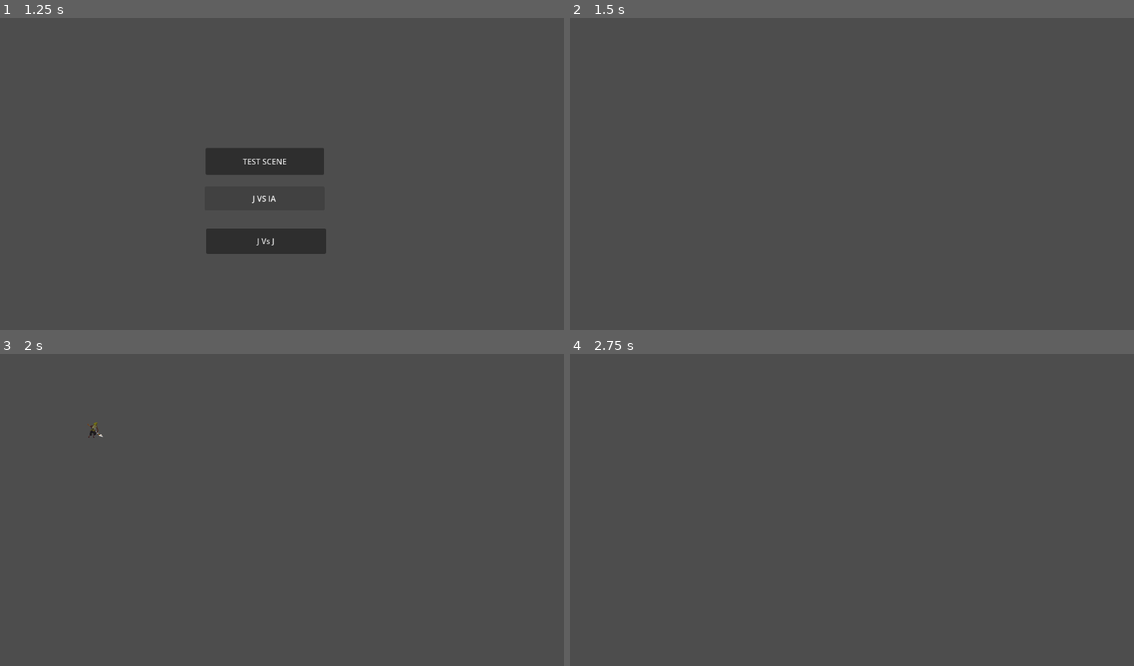
Above: before the commit, frames 1-4 (two rows, left to right).
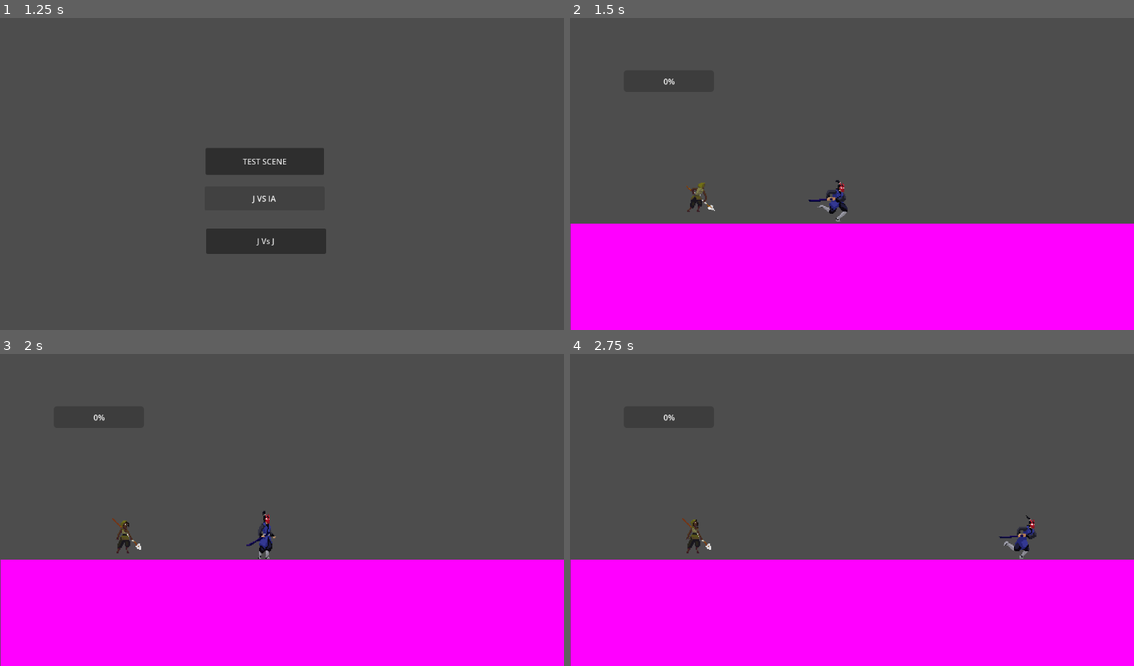
Above: after the commit, the same moments.

Repository: Juanmiinsti/Proyecto-Final
Game: Godot game, scene res://Myassets/Scenes/MainScene/Mainscene.tscn
Same seed, same stepped clock (60 frames per second), same inputs: the game is played once before the commit and once after it.
Inputs:
- Up to frame 1 (1.25 s): click "JUGAR" at 0.5 s
- Up to frame 2 (1.5 s): click "J Vs J" at 1.25 s
- Up to frame 3 (2 s): no input
- Up to frame 4 (2.75 s): tap Enter (ui_accept) at 2, 2.27, 2.57 s; hold Right (ui_right) from 2.03 s (still down); tap M (pegar, bound only after the commit) at 2.1 s; tap Z (pegar, bound only before the commit) at 2.3 s

Frame 1 is identical in both runs. In frame 2, 35% of the frame differs, in the area x 0-100%, y 19-100%; in frame 3, 35%; in frame 4, 35%.
Error after the commit: Invalid access to property or key 'currentHealth' on a base object of type 'null instance'. (res://Myassets/Scenes/JCJScene/progress_bar.gd:11)

Commit message:
Barra de vida1.0
Intentando Hacer barra de Vida

Diff:
--- a/FightBall/fightball/Myassets/Entities/Characters/Huntress/Character1.tscn
+++ b/FightBall/fightball/Myassets/Entities/Characters/Huntress/Character1.tscn
@@ -176,16 +176,16 @@
 
 [sub_resource type="LabelSettings" id="LabelSettings_pllhy"]
 
-[node name="Node2D" type="Node2D"]
-
-[node name="CharacterBody2D" type="CharacterBody2D" parent="."]
+[node name="Node2D2" type="Node2D"]
+
+[node name="Player1" type="CharacterBody2D" parent="."]
 script = ExtResource("1_gtvbv")
 
-[node name="CollisionShape2D" type="CollisionShape2D" parent="CharacterBody2D"]
+[node name="CollisionShape2D" type="CollisionShape2D" parent="Player1"]
 position = Vector2(-18.5, 20.5)
 shape = SubResource("RectangleShape2D_1d20v")
 
-[node name="AnimatedSprite2D" type="AnimatedSprite2D" parent="CharacterBody2D"]
+[node name="AnimatedSprite2D" type="AnimatedSprite2D" parent="Player1"]
 texture_filter = 1
 texture_repeat = 1
 position = Vector2(-13, 16)
--- a/FightBall/fightball/Myassets/Entities/Characters/Huntress/character_body_2d.gd
+++ b/FightBall/fightball/Myassets/Entities/Characters/Huntress/character_body_2d.gd
@@ -1,5 +1,5 @@
 extends CharacterBody2D
-
+class_name player2
 const SPEED = 300.0
 const JUMP_VELOCITY = -400.0
 
@@ -11,11 +11,11 @@
 		velocity += get_gravity() * delta
 
 	# Manejo del salto
-	if Input.is_action_just_pressed("ui_accept") and is_on_floor():
+	if Input.is_action_just_pressed("up2player") and is_on_floor():
 		velocity.y = JUMP_VELOCITY
 
 	# Manejo del ataque
-	if Input.is_action_just_pressed("pegar") and not is_attacking:
+	if Input.is_action_just_pressed("hitTwoplayer") and not is_attacking:
 		is_attacking = true
 		$AnimatedSprite2D.play("Attack")
 		await $AnimatedSprite2D.animation_finished
@@ -24,7 +24,7 @@
 
 	# Movimiento solo si no está atacando
 	if not is_attacking:
-		var direction := Input.get_axis("ui_left", "ui_right")
+		var direction := Input.get_axis("left2player", "right2player")
 		if direction:
 			velocity.x = direction * SPEED
 			if is_on_floor():
--- a/FightBall/fightball/Myassets/Entities/Characters/Martial/Character.gd
+++ b/FightBall/fightball/Myassets/Entities/Characters/Martial/Character.gd
@@ -1,7 +1,13 @@
 extends CharacterBody2D
+class_name  player1
+
+signal healthChanged
 
 const SPEED = 300.0
 const JUMP_VELOCITY = -400.0
+
+var maxHealth=30
+@onready var currentHealth: int = maxHealth
 
 var is_attacking = false  # Nueva variable para controlar el ataque
 
@@ -11,15 +17,16 @@
 		velocity += get_gravity() * delta
 
 	# Manejo del salto
-	if Input.is_action_just_pressed("ui_accept") and is_on_floor():
+	if Input.is_action_just_pressed("up1player") and is_on_floor():
 		velocity.y = JUMP_VELOCITY
 
 	# Manejo del ataque
 	if Input.is_action_just_pressed("pegar") and not is_attacking:
+		take_damage(2) # Permitir otras acciones después del ataque
 		is_attacking = true
 		$AnimatedSprite2D.play("Attack")
 		await $AnimatedSprite2D.animation_finished
-		is_attacking = false  # Permitir otras acciones después del ataque
+		is_attacking = false
 		return  # Evita que se ejecute el resto del código mientras ataca
 
 	# Movimiento solo si no está atacando
@@ -36,3 +43,7 @@
 				$AnimatedSprite2D.play("Idle")
 
 	move_and_slide()
+
+func take_damage(amount: int):
+	currentHealth -= amount
+	healthChanged.emit()
--- a/FightBall/fightball/Myassets/Entities/Characters/Martial/Character2.tscn
+++ b/FightBall/fightball/Myassets/Entities/Characters/Martial/Character2.tscn
@@ -143,14 +143,14 @@
 
 [node name="Node2D" type="Node2D"]
 
-[node name="CharacterBody2D" type="CharacterBody2D" parent="."]
+[node name="Player2" type="CharacterBody2D" parent="."]
 script = ExtResource("1_qxesm")
 
-[node name="CollisionShape2D" type="CollisionShape2D" parent="CharacterBody2D"]
+[node name="CollisionShape2D" type="CollisionShape2D" parent="Player2"]
 position = Vector2(-18.5, 20.5)
 shape = SubResource("RectangleShape2D_1d20v")
 
-[node name="AnimatedSprite2D" type="AnimatedSprite2D" parent="CharacterBody2D"]
+[node name="AnimatedSprite2D" type="AnimatedSprite2D" parent="Player2"]
 texture_filter = 1
 texture_repeat = 1
 position = Vector2(-13, 16)
--- a/FightBall/fightball/Myassets/Scenes/JCJScene/JCJScene.tscn
+++ b/FightBall/fightball/Myassets/Scenes/JCJScene/JCJScene.tscn
@@ -1,10 +1,385 @@
-[gd_scene load_steps=3 format=3 uid="uid://qoqlby5jmq2s"]
+[gd_scene load_steps=54 format=3 uid="uid://qoqlby5jmq2s"]
 
 [ext_resource type="Script" path="res://Myassets/Scenes/JCJScene/jcj_scene.gd" id="1_ljgfj"]
-[ext_resource type="PackedScene" uid="uid://dsd0et6opgiw1" path="res://Myassets/Entities/Characters/Huntress/Character1.tscn" id="2_6p8m0"]
-
-[node name="Node2D" type="Node2D"]
+[ext_resource type="Script" path="res://Myassets/Entities/Characters/Huntress/character_body_2d.gd" id="2_trhbl"]
+[ext_resource type="Texture2D" uid="uid://bkjni8m8w2e0y" path="res://Resources/Huntress/Sprites/Attack1.png" id="3_82n1l"]
+[ext_resource type="Texture2D" uid="uid://c8h7wd6a683so" path="res://Resources/Huntress/Sprites/Idle.png" id="4_06ioq"]
+[ext_resource type="Script" path="res://Myassets/Scenes/JCJScene/progress_bar.gd" id="4_g5rw5"]
+[ext_resource type="Texture2D" uid="uid://c6yusx1iuc77n" path="res://Resources/Huntress/Sprites/Run.png" id="5_qti8d"]
+[ext_resource type="Script" path="res://Myassets/Entities/Characters/Martial/Character.gd" id="6_a6er2"]
+[ext_resource type="Texture2D" uid="uid://ccis48slf467v" path="res://Resources/MartialHero1/Attack1.png" id="7_jepp2"]
+[ext_resource type="Texture2D" uid="uid://bq2wdvfjk6my4" path="res://Resources/MartialHero1/Idle.png" id="8_b8bc0"]
+[ext_resource type="Texture2D" uid="uid://bari4ln8syhw4" path="res://Resources/MartialHero1/Run.png" id="9_blead"]
+
+[sub_resource type="RectangleShape2D" id="RectangleShape2D_wuts6"]
+size = Vector2(31, 47)
+
+[sub_resource type="AtlasTexture" id="AtlasTexture_5lkjg"]
+atlas = ExtResource("3_82n1l")
+region = Rect2(0, 0, 149, 150)
+
+[sub_resource type="AtlasTexture" id="AtlasTexture_ol62r"]
+atlas = ExtResource("3_82n1l")
+region = Rect2(150, 0, 149, 150)
+
+[sub_resource type="AtlasTexture" id="AtlasTexture_d6pii"]
+atlas = ExtResource("3_82n1l")
+region = Rect2(300, 0, 149, 150)
+
+[sub_resource type="AtlasTexture" id="AtlasTexture_shjl7"]
+atlas = ExtResource("3_82n1l")
+region = Rect2(450, 0, 149, 150)
+
+[sub_resource type="AtlasTexture" id="AtlasTexture_e5j7j"]
+atlas = ExtResource("3_82n1l")
+region = Rect2(600, 0, 149, 150)
+
+[sub_resource type="AtlasTexture" id="AtlasTexture_7e8dx"]
+atlas = ExtResource("4_06ioq")
+region = Rect2(0, 0, 150, 150)
+
+[sub_resource type="AtlasTexture" id="AtlasTexture_vhqb1"]
+atlas = ExtResource("4_06ioq")
+region = Rect2(150, 0, 150, 150)
+
+[sub_resource type="AtlasTexture" id="AtlasTexture_o2jdq"]
+atlas = ExtResource("4_06ioq")
+region = Rect2(300, 0, 150, 150)
+
+[sub_resource type="AtlasTexture" id="AtlasTexture_x8mfv"]
+atlas = ExtResource("4_06ioq")
+region = Rect2(450, 0, 150, 150)
+
+[sub_resource type="AtlasTexture" id="AtlasTexture_swgl6"]
+atlas = ExtResource("4_06ioq")
+region = Rect2(600, 0, 150, 150)
+
+[sub_resource type="AtlasTexture" id="AtlasTexture_m100x"]
+atlas = ExtResource("4_06ioq")
+region = Rect2(750, 0, 150, 150)
+
+[sub_resource type="AtlasTexture" id="AtlasTexture_q4g8x"]
+atlas = ExtResource("4_06ioq")
+region = Rect2(900, 0, 150, 150)
+
+[sub_resource type="AtlasTexture" id="AtlasTexture_33ft2"]
+atlas = ExtResource("4_06ioq")
+region = Rect2(1050, 0, 150, 150)
+
+[sub_resource type="AtlasTexture" id="AtlasTexture_ahm31"]
+atlas = ExtResource("5_qti8d")
+region = Rect2(0, 0, 150, 150)
+
+[sub_resource type="AtlasTexture" id="AtlasTexture_tr5kp"]
+atlas = ExtResource("5_qti8d")
+region = Rect2(150, 0, 150, 150)
+
+[sub_resource type="AtlasTexture" id="AtlasTexture_2fjat"]
+atlas = ExtResource("5_qti8d")
+region = Rect2(300, 0, 150, 150)
+
+[sub_resource type="AtlasTexture" id="AtlasTexture_a6rn0"]
+atlas = ExtResource("5_qti8d")
+region = Rect2(450, 0, 150, 150)
+
+[sub_resource type="AtlasTexture" id="AtlasTexture_fnymt"]
+atlas = ExtResource("5_qti8d")
+region = Rect2(600, 0, 150, 150)
+
+[sub_resource type="AtlasTexture" id="AtlasTexture_j0dmp"]
+atlas = ExtResource("5_qti8d")
+region = Rect2(750, 0, 150, 150)
+
+[sub_resource type="AtlasTexture" id="AtlasTexture_0annd"]
+atlas = ExtResource("5_qti8d")
+region = Rect2(900, 0, 150, 150)
+
+[sub_resource type="AtlasTexture" id="AtlasTexture_fkqia"]
+atlas = ExtResource("5_qti8d")
+region = Rect2(1050, 0, 150, 150)
+
+[sub_resource type="SpriteFrames" id="SpriteFrames_pph0s"]
+animations = [{
+"frames": [{
+"duration": 1.0,
+"texture": SubResource("AtlasTexture_5lkjg")
+}, {
+"duration": 1.0,
+"texture": SubResource("AtlasTexture_ol62r")
+}, {
+"duration": 1.0,
+"texture": SubResource("AtlasTexture_d6pii")
+}, {
+"duration": 1.0,
+"texture": SubResource("AtlasTexture_shjl7")
+}, {
+"duration": 1.0,
+"texture": SubResource("AtlasTexture_e5j7j")
+}],
+"loop": false,
+"name": &"Attack",
+"speed": 14.0
+}, {
+"frames": [{
+"duration": 1.0,
+"texture": SubResource("AtlasTexture_7e8dx")
+}, {
+"duration": 1.0,
+"texture": SubResource("AtlasTexture_vhqb1")
+}, {
+"duration": 1.0,
+"texture": SubResource("AtlasTexture_o2jdq")
+}, {
+"duration": 1.0,
+"texture": SubResource("AtlasTexture_x8mfv")
+}, {
+"duration": 1.0,
+"texture": SubResource("AtlasTexture_swgl6")
+}, {
+"duration": 1.0,
+"texture": SubResource("AtlasTexture_m100x")
+}, {
+"duration": 1.0,
+"texture": SubResource("AtlasTexture_q4g8x")
+}, {
+"duration": 1.0,
+"texture": SubResource("AtlasTexture_33ft2")
+}],
+"loop": true,
+"name": &"Idle",
+"speed": 5.0
+}, {
+"frames": [{
+"duration": 1.0,
+"texture": SubResource("AtlasTexture_ahm31")
+}, {
+"duration": 1.0,
+"texture": SubResource("AtlasTexture_tr5kp")
+}, {
+"duration": 1.0,
+"texture": SubResource("AtlasTexture_2fjat")
+}, {
+"duration": 1.0,
+"texture": SubResource("AtlasTexture_a6rn0")
+}, {
+"duration": 1.0,
+"texture": SubResource("AtlasTexture_fnymt")
+}, {
+"duration": 1.0,
+"texture": SubResource("AtlasTexture_j0dmp")
+}, {
+"duration": 1.0,
+"texture": SubResource("AtlasTexture_0annd")
+}, {
+"duration": 1.0,
+"texture": SubResource("AtlasTexture_fkqia")
+}],
+"loop": true,
+"name": &"Run",
+"speed": 14.0
+}]
+
+[sub_resource type="RectangleShape2D" id="RectangleShape2D_se6u3"]
+size = Vector2(31, 47)
+
+[sub_resource type="AtlasTexture" id="AtlasTexture_fh7df"]
+atlas = ExtResource("7_jepp2")
+region = Rect2(0, 0, 200, 200)
+
+[sub_resource type="AtlasTexture" id="AtlasTexture_yn73r"]
+atlas = ExtResource("7_jepp2")
+region = Rect2(200, 0, 200, 200)
+
+[sub_resource type="AtlasTexture" id="AtlasTexture_cai25"]
+atlas = ExtResource("7_jepp2")
+region = Rect2(400, 0, 200, 200)
+
+[sub_resource type="AtlasTexture" id="AtlasTexture_ed3eq"]
+atlas = ExtResource("7_jepp2")
+region = Rect2(600, 0, 200, 200)
+
+[sub_resource type="AtlasTexture" id="AtlasTexture_7321g"]
+atlas = ExtResource("8_b8bc0")
+region = Rect2(0, 0, 200, 200)
+
+[sub_resource type="AtlasTexture" id="AtlasTexture_06ypp"]
+atlas = ExtResource("8_b8bc0")
+region = Rect2(200, 0, 200, 200)
+
+[sub_resource type="AtlasTexture" id="AtlasTexture_m02l0"]
+atlas = ExtResource("8_b8bc0")
+region = Rect2(400, 0, 200, 200)
+
+[sub_resource type="AtlasTexture" id="AtlasTexture_3fl70"]
+atlas = ExtResource("8_b8bc0")
+region = Rect2(600, 0, 200, 200)
+
+[sub_resource type="AtlasTexture" id="AtlasTexture_2mljp"]
+atlas = ExtResource("9_blead")
+region = Rect2(0, 0, 200, 200)
+
+[sub_resource type="AtlasTexture" id="AtlasTexture_lq07c"]
+atlas = ExtResource("9_blead")
+region = Rect2(200, 0, 200, 200)
+
+[sub_resource type="AtlasTexture" id="AtlasTexture_h1krx"]
+atlas = ExtResource("9_blead")
+region = Rect2(400, 0, 200, 200)
+
+[sub_resource type="AtlasTexture" id="AtlasTexture_6oflb"]
+atlas = ExtResource("9_blead")
+region = Rect2(600, 0, 200, 200)
+
+[sub_resource type="AtlasTexture" id="AtlasTexture_ad3ru"]
+atlas = ExtResource("9_blead")
+region = Rect2(800, 0, 200, 200)
+
+[sub_resource type="AtlasTexture" id="AtlasTexture_fwp8e"]
+atlas = ExtResource("9_blead")
+region = Rect2(1000, 0, 200, 200)
+
+[sub_resource type="AtlasTexture" id="AtlasTexture_mskdh"]
+atlas = ExtResource("9_blead")
+region = Rect2(1200, 0, 200, 200)
+
+[sub_resource type="AtlasTexture" id="AtlasTexture_g0w41"]
+atlas = ExtResource("9_blead")
+region = Rect2(1400, 0, 200, 200)
+
+[sub_resource type="SpriteFrames" id="SpriteFrames_ntjki"]
+animations = [{
+"frames": [{
+"duration": 1.0,
+"texture": SubResource("AtlasTexture_fh7df")
+}, {
+"duration": 1.0,
+"texture": SubResource("AtlasTexture_yn73r")
+}, {
+"duration": 1.0,
+"texture": SubResource("AtlasTexture_cai25")
+}, {
+"duration": 1.0,
+"texture": SubResource("AtlasTexture_ed3eq")
+}],
+"loop": false,
+"name": &"Attack",
+"speed": 14.0
+}, {
+"frames": [{
+"duration": 1.0,
+"texture": SubResource("AtlasTexture_7321g")
+}, {
+"duration": 1.0,
+"texture": SubResource("AtlasTexture_06ypp")
+}, {
+"duration": 1.0,
+"texture": SubResource("AtlasTexture_m02l0")
+}, {
+"duration": 1.0,
+"texture": SubResource("AtlasTexture_3fl70")
+}],
+"loop": true,
+"name": &"Idle",
+"speed": 5.0
+}, {
+"frames": [{
+"duration": 1.0,
+"texture": SubResource("AtlasTexture_2mljp")
+}, {
+"duration": 1.0,
+"texture": SubResource("AtlasTexture_lq07c")
+}, {
+"duration": 1.0,
+"texture": SubResource("AtlasTexture_h1krx")
+}, {
+"duration": 1.0,
+"texture": SubResource("AtlasTexture_6oflb")
+}, {
+"duration": 1.0,
+"texture": SubResource("AtlasTexture_ad3ru")
+}, {
+"duration": 1.0,
+"texture": SubResource("AtlasTexture_fwp8e")
+}, {
+"duration": 1.0,
+"texture": SubResource("AtlasTexture_mskdh")
+}, {
+"duration": 1.0,
+"texture": SubResource("AtlasTexture_g0w41")
+}],
+"loop": true,
+"name": &"Run",
+"speed": 14.0
+}]
+
+[sub_resource type="AnimatedTexture" id="AnimatedTexture_0pl2h"]
+
+[sub_resource type="RectangleShape2D" id="RectangleShape2D_tyd6n"]
+size = Vector2(612, 172)
+
+[node name="Node2D2" type="Node2D"]
+position = Vector2(440, 384)
 script = ExtResource("1_ljgfj")
 
-[node name="Node2D" parent="." instance=ExtResource("2_6p8m0")]
-position = Vector2(201, -69)
+[node name="Player2" type="CharacterBody2D" parent="."]
+position = Vector2(0, -69)
+script = ExtResource("2_trhbl")
+
+[node name="CollisionShape2D" type="CollisionShape2D" parent="Player2"]
+position = Vector2(-18.5, 20.5)
+shape = SubResource("RectangleShape2D_wuts6")
+
+[node name="AnimatedSprite2D" type="AnimatedSprite2D" parent="Player2"]
+texture_filter = 1
+texture_repeat = 1
+position = Vector2(-13, 16)
+scale = Vector2(0.96, 0.95)
+sprite_frames = SubResource("SpriteFrames_pph0s")
+animation = &"Attack"
+
+[node name="Player1" type="CharacterBody2D" parent="."]
+position = Vector2(149, -64)
+script = ExtResource("6_a6er2")
+
+[node name="CollisionShape2D" type="CollisionShape2D" parent="Player1"]
+position = Vector2(-18.5, 20.5)
+shape = SubResource("RectangleShape2D_se6u3")
+
+[node name="AnimatedSprite2D" type="AnimatedSprite2D" parent="Player1"]
+texture_filter = 1
+texture_repeat = 1
+position = Vector2(-13, 16)
+scale = Vector2(0.96, 0.95)
+sprite_frames = SubResource("SpriteFrames_ntjki")
+animation = &"Run"
+
+[node name="StaticBody2D" type="StaticBody2D" parent="."]
+position = Vector2(1, 0)
+
+[node name="Sprite2D" type="Sprite2D" parent="StaticBody2D"]
+position = Vector2(157, 78)
+scale = Vector2(608.75, 170.75)
+texture = SubResource("AnimatedTexture_0pl2h")
+
+[node name="CollisionShape2D" type="CollisionShape2D" parent="StaticBody2D"]
+position = Vector2(158, 79)
+shape = SubResource("RectangleShape2D_tyd6n")
+
+[node name="Camera2D" type="Camera2D" parent="."]
+position = Vector2(156, -63)
+zoom = Vector2(1.9, 1.9)
+
+[node name="CanvasLayer" type="CanvasLayer" parent="."]
+
+[node name="ProgressBar" type="ProgressBar" parent="CanvasLayer"]
+anchors_preset = -1
+anchor_left = 0.26
+anchor_top = 0.25
+anchor_right = 0.783
+anchor_bottom = 0.837
+offset_left = -189.52
+offset_top = -46.0
+offset_right = -608.016
+offset_bottom = -382.376
+script = ExtResource("4_g5rw5")
+metadata/_edit_use_anchors_ = true
--- /dev/null
+++ b/FightBall/fightball/Myassets/Scenes/JCJScene/progress_bar.gd
@@ -0,0 +1,11 @@
+extends ProgressBar
+
+var player=player2
+
+func _ready():
+	player=$Player1
+	player.healthChanged.connect(update_health_bar())
+	update_health_bar()  # Actualiza la barra de salud al inicio
+
+func update_health_bar():
+	value = player.currentHealth *100/player.maxHealth
--- a/FightBall/fightball/Myassets/Scenes/modeSelectorScene/modeSelector.tscn
+++ b/FightBall/fightball/Myassets/Scenes/modeSelectorScene/modeSelector.tscn
@@ -2,7 +2,7 @@
 
 [ext_resource type="Script" path="res://Myassets/Scenes/modeSelectorScene/mode_selector.gd" id="1_a7ebw"]
 
-[node name="Node2D" type="Node2D"]
+[node name="Node2D2" type="Node2D"]
 script = ExtResource("1_a7ebw")
 
 [node name="ButtonJCJ" type="Button" parent="."]
--- a/FightBall/fightball/project.godot
+++ b/FightBall/fightball/project.godot
@@ -19,7 +19,37 @@
 
 pegar={
 "deadzone": 0.5,
-"events": [Object(InputEventKey,"resource_local_to_scene":false,"resource_name":"","device":0,"window_id":0,"alt_pressed":false,"shift_pressed":false,"ctrl_pressed":false,"meta_pressed":false,"pressed":false,"keycode":0,"physical_keycode":90,"key_label":0,"unicode":0,"location":0,"echo":false,"script":null)
+"events": [Object(InputEventKey,"resource_local_to_scene":false,"resource_name":"","device":-1,"window_id":0,"alt_pressed":false,"shift_pressed":false,"ctrl_pressed":false,"meta_pressed":false,"pressed":false,"keycode":0,"physical_keycode":77,"key_label":0,"unicode":109,"location":0,"echo":false,"script":null)
+, null]
+}
+up2player={
+"deadzone": 0.5,
+"events": [Object(InputEventKey,"resource_local_to_scene":false,"resource_name":"","device":-1,"window_id":0,"alt_pressed":false,"shift_pressed":false,"ctrl_pressed":false,"meta_pressed":false,"pressed":false,"keycode":0,"physical_keycode":87,"key_label":0,"unicode":119,"location":0,"echo":false,"script":null)
+]
+}
+down2player={
+"deadzone": 0.5,
+"events": [Object(InputEventKey,"resource_local_to_scene":false,"resource_name":"","device":-1,"window_id":0,"alt_pressed":false,"shift_pressed":false,"ctrl_pressed":false,"meta_pressed":false,"pressed":false,"keycode":0,"physical_keycode":83,"key_label":0,"unicode":115,"location":0,"echo":false,"script":null)
+]
+}
+left2player={
+"deadzone": 0.5,
+"events": [Object(InputEventKey,"resource_local_to_scene":false,"resource_name":"","device":-1,"window_id":0,"alt_pressed":false,"shift_pressed":false,"ctrl_pressed":false,"meta_pressed":false,"pressed":false,"keycode":0,"physical_keycode":65,"key_label":0,"unicode":97,"location":0,"echo":false,"script":null)
+]
+}
+right2player={
+"deadzone": 0.5,
+"events": [Object(InputEventKey,"resource_local_to_scene":false,"resource_name":"","device":-1,"window_id":0,"alt_pressed":false,"shift_pressed":false,"ctrl_pressed":false,"meta_pressed":false,"pressed":false,"keycode":0,"physical_keycode":68,"key_label":0,"unicode":100,"location":0,"echo":false,"script":null)
+]
+}
+up1player={
+"deadzone": 0.5,
+"events": [Object(InputEventKey,"resource_local_to_scene":false,"resource_name":"","device":-1,"window_id":0,"alt_pressed":false,"shift_pressed":false,"ctrl_pressed":false,"meta_pressed":false,"pressed":false,"keycode":0,"physical_keycode":4194320,"key_label":0,"unicode":0,"location":0,"echo":false,"script":null)
+]
+}
+hitTwoplayer={
+"deadzone": 0.5,
+"events": [Object(InputEventKey,"resource_local_to_scene":false,"resource_name":"","device":-1,"window_id":0,"alt_pressed":false,"shift_pressed":false,"ctrl_pressed":false,"meta_pressed":false,"pressed":false,"keycode":0,"physical_keycode":82,"key_label":0,"unicode":114,"location":0,"echo":false,"script":null)
 ]
 }
 
